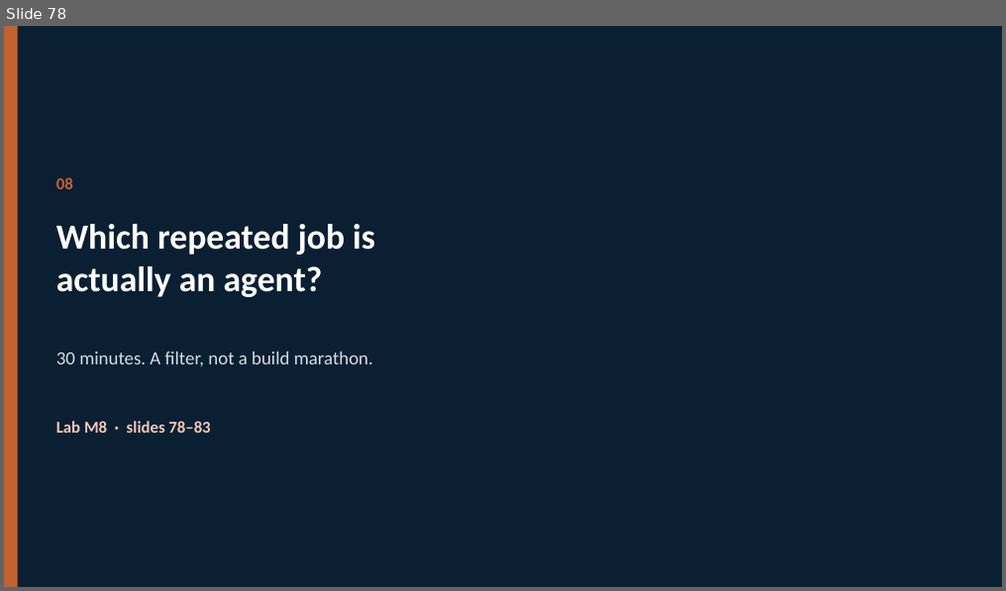
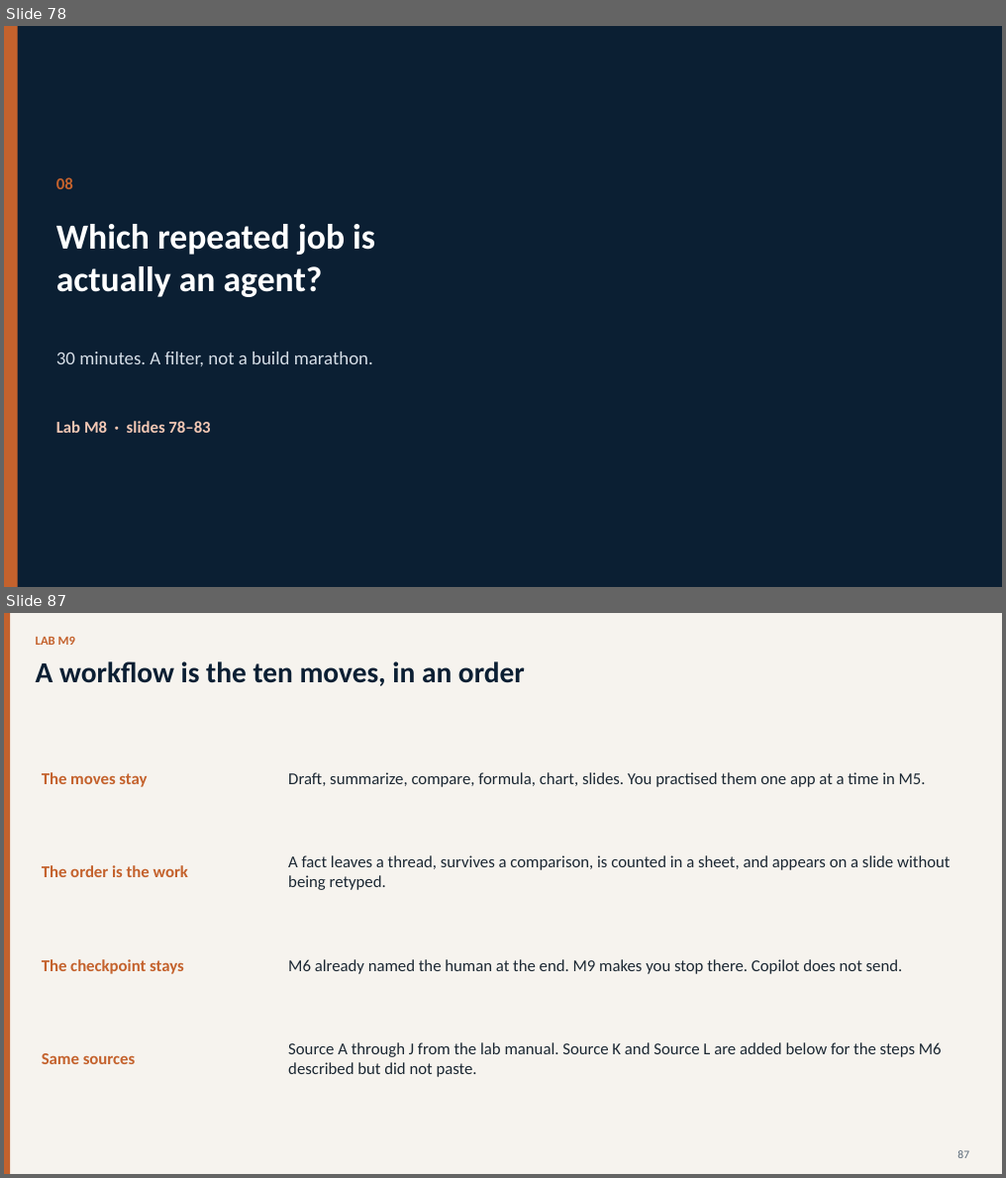
Before and after one commit to vikash-verma-profile/copiolot-bajaj-Tech, a slide deck: content/Copilot.pptx. Shown one above the other, each under a label of ours: slide 78 before the commit, slides 78 and 87 after it; the slides between them are not shown. The pictures are 1006x591 and 1006x1178 pixels, drawn with LibreOffice and Linux fonts; fonts in the diff are those of the drawing. Boxes give left, top, right and bottom in pixels: in the first picture for what was removed or moved away, otherwise in the second. Text is boxed around its words. In the diff, an @@ line names an element or a change of style, - is before the commit and + after.

```diff
--- a/content/Copilot.pptx
+++ b/content/Copilot.pptx
@@ slide 87 added at bbox=[4, 613, 1002, 1174], background #F6F3EE @@
@@ rectangle added at bbox=[4, 613, 10, 1174], fill #C4622D @@
@@ text added at bbox=[36, 637, 75, 645], 12 pt, text #C4622D, bold @@
+LAB M9
@@ text added at bbox=[36, 662, 525, 686], 28 pt, text #0B1F33, bold @@
+A workflow is the ten moves, in an order
@@ text added at bbox=[42, 772, 147, 787], 16 pt, text #C4622D, bold @@
+The moves stay
@@ text added at bbox=[288, 772, 926, 787], 16 pt, text #1C2833 @@
+Draft, summarize, compare, formula, chart, slides. You practised them one app at a time in M5.
@@ text added at bbox=[42, 865, 188, 877], 16 pt, text #C4622D, bold @@
+The order is the work
@@ text added at bbox=[288, 856, 949, 890], 16 pt, text #1C2833 @@
+A fact leaves a thread, survives a comparison, is counted in a sheet, and appears on a slide without being retyped.
@@ text added at bbox=[42, 959, 184, 974], 16 pt, text #C4622D, bold @@
+The checkpoint stays
@@ text added at bbox=[288, 959, 903, 974], 16 pt, text #1C2833 @@
+M6 already named the human at the end. M9 makes you stop there. Copilot does not send.
@@ text added at bbox=[42, 1054, 135, 1064], 16 pt, text #C4622D, bold @@
+Same sources
@@ text added at bbox=[288, 1043, 942, 1077], 16 pt, text #1C2833 @@
+Source A through J from the lab manual. Source K and Source L are added below for the steps M6 described but did not paste.
@@ text added at bbox=[957, 1151, 969, 1158], 11 pt, text #5C6B7A @@
+87
```
Also in this commit, not shown: 68 slides changed, 31 other slides added, 8 other files.
